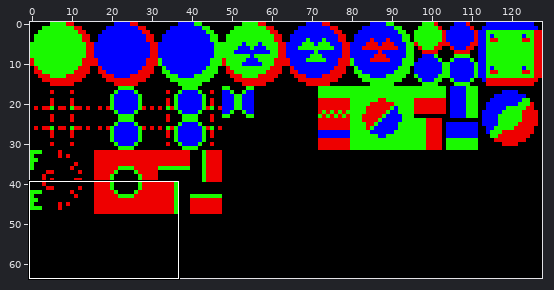
One commit to this sprite sheet: gfx/sheet1.png. Above, an overview of the earlier version with the close-up marked.
Close-up. Old version:
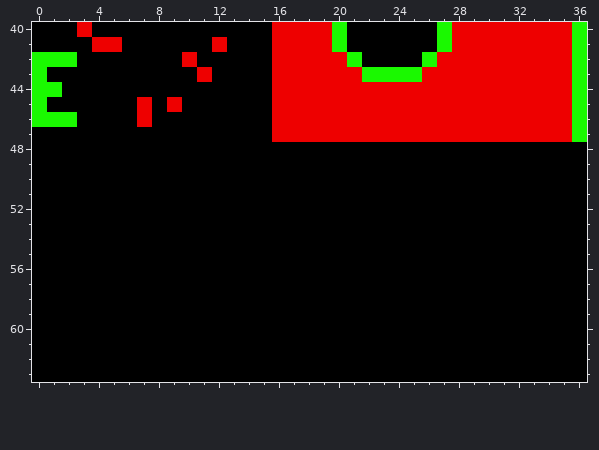
The file is 128x64 pixels. Shown: x 0..36, y 40..63.
Now the later version:
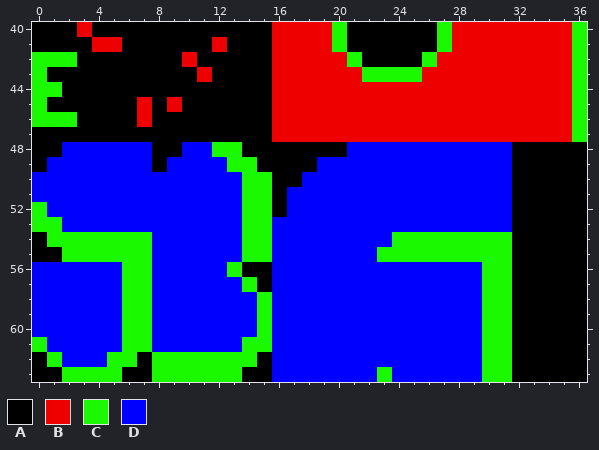
Palette (. is transparent): A #000000  B #ee0000  C #1af900  D #0000ff
The exact change:
Changed rows in their new state; - is an unchanged pixel.
first column x 0:
48 --DDDDDD--DDCC-------DDDDDDDDDDD
49 -DDDDDDD-DDDDCC----DDDDDDDDDDDDD
50 DDDDDDDDDDDDDDCC--DDDDDDDDDDDDDD
51 DDDDDDDDDDDDDDCC-DDDDDDDDDDDDDDD
52 CDDDDDDDDDDDDDCC-DDDDDDDDDDDDDDD
53 CCDDDDDDDDDDDDCCDDDDDDDDDDDDDDDD
54 -CCCCCCCDDDDDDCCDDDDDDDDCCCCCCCC
55 --CCCCCCDDDDDDCCDDDDDDDCCCCCCCCC
56 DDDDDDCCDDDDDC--DDDDDDDDDDDDDDCC
57 DDDDDDCCDDDDDDC-DDDDDDDDDDDDDDCC
58 DDDDDDCCDDDDDDDCDDDDDDDDDDDDDDCC
59 DDDDDDCCDDDDDDDCDDDDDDDDDDDDDDCC
60 DDDDDDCCDDDDDDDCDDDDDDDDDDDDDDCC
61 CDDDDDCCDDDDDDCCDDDDDDDDDDDDDDCC
62 -CDDDCC-CCCCCCC-DDDDDDDDDDDDDDCC
63 --CCCC--CCCCCC--DDDDDDDCDDDDDDCC
Pixel boxes of the changes (left, top, right, bottom) in both close-ups:
changed: (32, 142, 512, 382)
